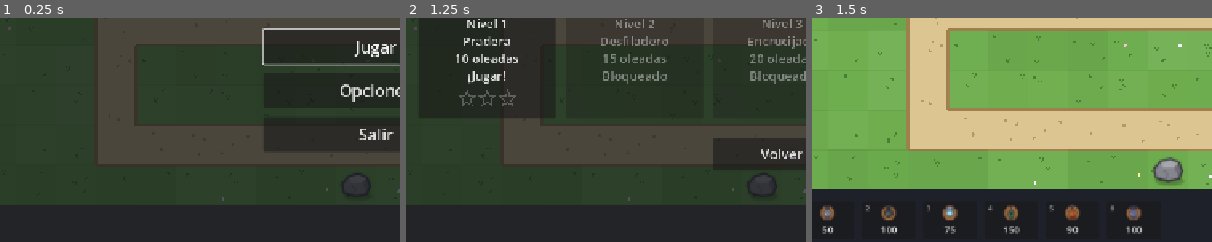
Above: before the commit, frames 1-3 (left to right).
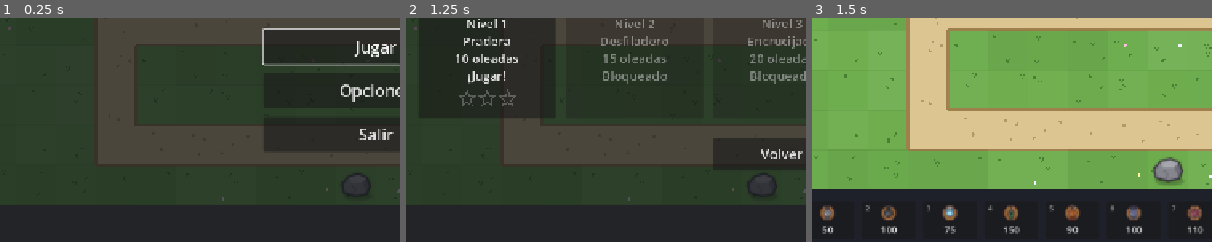
Above: after the commit, the same moments.

Repository: pasaporteN25/MonstersAndCanons
Game: Godot game, scene res://scenes/ui/main_menu.tscn
Same seed, same stepped clock (60 frames per second), same inputs: the game is played once before the commit and once after it.
Inputs:
- Up to frame 1 (0.25 s): no input
- Up to frame 2 (1.25 s): click "Jugar" at 0.5 s
- Up to frame 3 (1.5 s): click "Nivel 1 Pradera 10 oleadas ¡J…" at 1.25 s
The pictures show only the part of the screen within x 3-53%, y 49-99%; the shares and areas given below are measured in that part.

Frames 1-2 are identical in both runs. In frame 3, 0.3% of the frame differs, in the area x 90-98%, y 83-97%.

Commit message:
T82: torre Ráfaga (púas en círculo que pueden fallar)
Co-Authored-By: Claude Opus 5.5 <noreply@anthropic.com>

Diff:
--- /dev/null
+++ b/assets/sprites/projectiles/burst.svg
@@ -0,0 +1,5 @@
+<svg xmlns="http://www.w3.org/2000/svg" viewBox="0 0 32 32">
+  <!-- Púa de la Ráfaga: aguja de hueso con base carmesí. Apunta a la derecha. -->
+  <polygon points="5,13.5 29,16 5,18.5" fill="#e9dcc0" stroke="#2b2233" stroke-width="1.3" stroke-linejoin="round"/>
+  <polygon points="3,12.5 9,13.8 9,18.2 3,19.5" fill="#c24a63" stroke="#2b2233" stroke-width="1.1" stroke-linejoin="round"/>
+</svg>
--- /dev/null
+++ b/assets/sprites/towers/turret_burst.svg
@@ -0,0 +1,22 @@
+<svg xmlns="http://www.w3.org/2000/svg" viewBox="0 0 64 64">
+  <!-- Ráfaga: rueda carmesí con ocho púas alrededor (una apunta a la derecha).
+       Gira sobre el centro (32, 32). -->
+  <g stroke="#2b2233" stroke-width="1.8" stroke-linejoin="round" fill="#e9dcc0">
+    <polygon points="44,29 56,32 44,35"/>
+    <polygon points="44,29 56,32 44,35" transform="rotate(45 32 32)"/>
+    <polygon points="44,29 56,32 44,35" transform="rotate(90 32 32)"/>
+    <polygon points="44,29 56,32 44,35" transform="rotate(135 32 32)"/>
+    <polygon points="44,29 56,32 44,35" transform="rotate(180 32 32)"/>
+    <polygon points="44,29 56,32 44,35" transform="rotate(225 32 32)"/>
+    <polygon points="44,29 56,32 44,35" transform="rotate(270 32 32)"/>
+    <polygon points="44,29 56,32 44,35" transform="rotate(315 32 32)"/>
+  </g>
+  <circle cx="32" cy="32" r="14" fill="#c24a63" stroke="#2b2233" stroke-width="2.5"/>
+  <circle cx="32" cy="32" r="9" fill="#8f2f45" stroke="#2b2233" stroke-width="1.5"/>
+  <g fill="#2b2233">
+    <circle cx="32" cy="24.5" r="1.3"/><circle cx="39.5" cy="32" r="1.3"/>
+    <circle cx="32" cy="39.5" r="1.3"/><circle cx="24.5" cy="32" r="1.3"/>
+  </g>
+  <circle cx="32" cy="32" r="3.5" fill="#e9dcc0" stroke="#2b2233" stroke-width="1.2"/>
+  <ellipse cx="26.5" cy="23.5" rx="4.5" ry="2" fill="#ffffff" opacity="0.4"/>
+</svg>
--- /dev/null
+++ b/data/towers/burst.tres
@@ -0,0 +1,47 @@
+[gd_resource type="Resource" script_class="TowerData" format=3]
+
+[ext_resource type="Script" path="res://scripts/data/tower_level_data.gd" id="1_6q6j5"]
+[ext_resource type="Texture2D" path="res://assets/sprites/towers/base_1.svg" id="2_ewixr"]
+[ext_resource type="Texture2D" path="res://assets/sprites/towers/base_2.svg" id="3_cfjgc"]
+[ext_resource type="Texture2D" path="res://assets/sprites/towers/base_3.svg" id="4_dkli2"]
+[ext_resource type="Texture2D" path="res://assets/sprites/projectiles/burst.svg" id="5_or6m3"]
+[ext_resource type="Script" path="res://scripts/data/tower_data.gd" id="6_htfq5"]
+[ext_resource type="Texture2D" path="res://assets/sprites/towers/turret_burst.svg" id="7_fgkr5"]
+
+[sub_resource type="Resource" id="Resource_4ji27"]
+script = ExtResource("1_6q6j5")
+cost = 110
+damage = 8
+fire_rate = 0.6
+range_tiles = 2.0
+base_texture = ExtResource("2_ewixr")
+burst_count = 8
+
+[sub_resource type="Resource" id="Resource_42wxm"]
+script = ExtResource("1_6q6j5")
+cost = 100
+damage = 11
+fire_rate = 0.7
+range_tiles = 2.0
+base_texture = ExtResource("3_cfjgc")
+burst_count = 10
+
+[sub_resource type="Resource" id="Resource_7rjbn"]
+script = ExtResource("1_6q6j5")
+cost = 150
+damage = 15
+fire_rate = 0.8
+range_tiles = 2.5
+base_texture = ExtResource("4_dkli2")
+burst_count = 12
+
+[resource]
+script = ExtResource("6_htfq5")
+id = &"burst"
+display_name = "Ráfaga"
+description = "Lanza púas en círculo; rinde más en una curva. No le pega a los voladores."
+projectile_speed_tiles = 6.0
+color = Color(0.8, 0.3, 0.42, 1)
+turret_texture = ExtResource("7_fgkr5")
+projectile_texture = ExtResource("5_or6m3")
+levels = Array[ExtResource("1_6q6j5")]([SubResource("Resource_4ji27"), SubResource("Resource_42wxm"), SubResource("Resource_7rjbn")])
--- a/scenes/game/game.tscn
+++ b/scenes/game/game.tscn
@@ -9,6 +9,7 @@
 [ext_resource type="Resource" path="res://data/towers/sniper.tres" id="14_sniper"]
 [ext_resource type="Resource" path="res://data/towers/fire.tres" id="16_fire"]
 [ext_resource type="Resource" path="res://data/towers/multi.tres" id="17_multi"]
+[ext_resource type="Resource" path="res://data/towers/burst.tres" id="18_burst"]
 [ext_resource type="PackedScene" path="res://scenes/ui/pause_menu.tscn" id="15_pause"]
 [ext_resource type="Script" path="res://scripts/data/tower_data.gd" id="7_tower_data"]
 [ext_resource type="Script" path="res://scenes/game/build_controller.gd" id="8_build"]
@@ -22,7 +23,7 @@
 script = ExtResource("1_game")
 level_data = ExtResource("2_level")
 balance = ExtResource("3_balance")
-tower_types = Array[ExtResource("7_tower_data")]([ExtResource("4_basic"), ExtResource("5_cannon"), ExtResource("6_frost"), ExtResource("14_sniper"), ExtResource("16_fire"), ExtResource("17_multi")])
+tower_types = Array[ExtResource("7_tower_data")]([ExtResource("4_basic"), ExtResource("5_cannon"), ExtResource("6_frost"), ExtResource("14_sniper"), ExtResource("16_fire"), ExtResource("17_multi"), ExtResource("18_burst")])
 
 [node name="Towers" type="Node2D" parent="."]
 
--- a/scenes/towers/projectile.gd
+++ b/scenes/towers/projectile.gd
@@ -7,6 +7,8 @@
 
 ## RF-153: lado del dibujo del proyectil, en píxeles.
 const SPRITE_SIZE_PX: float = 28.0
+## RF-162: una púa toca a un enemigo si pasa a menos de (su radio + este margen).
+const STRAIGHT_HIT_MARGIN_PX: float = 4.0
 
 var _target: Enemy
 var _target_pos: Vector2
@@ -17,6 +19,11 @@
 var _color: Color = Color.WHITE
 var _texture: Texture2D
 var _is_done: bool = false
+## RF-162: si no es cero, el proyectil va en LÍNEA RECTA en esa dirección (no persigue a nadie)
+## y golpea al primer enemigo que toca, o se pierde al recorrer `_max_distance`.
+var _direction := Vector2.ZERO
+var _max_distance: float = 0.0
+var _traveled: float = 0.0
 
 
 ## Se llama ANTES de agregar el proyectil al árbol.
@@ -34,6 +41,24 @@
 	_texture = texture
 
 
+## RF-162: en vez de perseguir a un objetivo, sale en línea recta hacia `direction`.
+func setup_straight(start_pos: Vector2, direction: Vector2, stats: TowerLevelData, can_hit_air: bool,
+		speed_tiles: float, max_distance: float, color: Color, texture: Texture2D = null) -> void:
+	_start_pos = start_pos
+	_target_pos = start_pos + direction.normalized() * max_distance
+	_direction = direction.normalized()
+	_max_distance = max_distance
+	_stats = stats
+	_can_hit_air = can_hit_air
+	_speed_px = Rules.tiles_to_px(speed_tiles)
+	_color = color
+	_texture = texture
+
+
+func is_straight() -> bool:
+	return _direction != Vector2.ZERO
+
+
 func _ready() -> void:
 	texture_filter = CanvasItem.TEXTURE_FILTER_LINEAR_WITH_MIPMAPS  # D-023
 	global_position = _start_pos
@@ -42,6 +67,9 @@
 
 func _physics_process(delta: float) -> void:
 	if _is_done:
+		return
+	if is_straight():
+		_move_straight(delta)
 		return
 	# RF-52: persigue al objetivo; si ya no existe, va al último lugar donde estaba.
 	if is_instance_valid(_target) and _target.is_active():
@@ -56,6 +84,34 @@
 	else:
 		_face(_target_pos)
 		global_position = global_position.move_toward(_target_pos, step)
+
+
+## RF-162: avanza en línea recta; al tocar a un enemigo que puede golpear, impacta ahí.
+func _move_straight(delta: float) -> void:
+	var step: float = _speed_px * delta
+	global_position += _direction * step
+	_traveled += step
+	var touched: Enemy = _first_enemy_touching()
+	if touched != null:
+		_target = touched
+		_is_done = true
+		_impact()  # si además tiene área, explota ahí (RF-164: se combina)
+		impacted.emit(global_position, _stats)
+		queue_free()
+	elif _traveled >= _max_distance:
+		_is_done = true  # no tocó a nadie: se pierde
+		queue_free()
+
+
+func _first_enemy_touching() -> Enemy:
+	for node: Node in get_tree().get_nodes_in_group(Enemy.GROUP):
+		var enemy := node as Enemy
+		if not enemy.is_active() or (enemy.data.is_flying and not _can_hit_air):
+			continue
+		var reach: float = Rules.tiles_to_px(enemy.data.size_tiles) + STRAIGHT_HIT_MARGIN_PX
+		if enemy.global_position.distance_squared_to(global_position) <= reach * reach:
+			return enemy
+	return null
 
 
 func _impact() -> void:
--- a/scenes/towers/tower.gd
+++ b/scenes/towers/tower.gd
@@ -122,7 +122,12 @@
 	if _target != null and not (is_instance_valid(_target) and can_target(_target)):
 		_target = null
 	_cooldown -= delta
-	if _cooldown <= 0.0:
+	if _cooldown <= 0.0 and stats().burst_count > 0:
+		# RF-162: ráfaga en círculo, si hay alguien en alcance (no apunta a nadie en particular).
+		if find_target() != null:
+			_fire_burst()
+			_cooldown = 1.0 / stats().fire_rate
+	elif _cooldown <= 0.0:
 		# RF-161: con `extra_targets`, además del mejor objetivo dispara a los siguientes.
 		var targets: Array[Enemy] = find_targets(1 + stats().extra_targets)
 		if not targets.is_empty():
@@ -195,6 +200,22 @@
 	projectile.setup(target, _barrel_tip_global(), stats(), data.can_hit_air,
 		data.projectile_speed_tiles, data.color, data.projectile_texture)
 	fired.emit(projectile)
+
+
+## RF-162: `burst_count` púas repartidas en círculo, en línea recta hasta el alcance.
+## La torreta gira media separación en cada ráfaga, así las púas no salen siempre igual.
+func _fire_burst() -> void:
+	var count: int = stats().burst_count
+	aim_angle += PI / count
+	_recoil = 1.0
+	_flash_left = FLASH_DURATION
+	for i: int in count:
+		var direction := Vector2.from_angle(aim_angle + TAU * i / count)
+		var projectile: Projectile = PROJECTILE_SCENE.instantiate()
+		projectile.setup_straight(global_position + direction * _barrel_length() * 0.6, direction, stats(),
+			data.can_hit_air, data.projectile_speed_tiles, range_px() - _barrel_length() * 0.6, data.color,
+			data.projectile_texture)
+		fired.emit(projectile)
 
 
 # --- Animación y dibujo (solo visual, spec §9.3) ---
--- a/scenes/ui/tower_panel.gd
+++ b/scenes/ui/tower_panel.gd
@@ -57,6 +57,8 @@
 	]
 	if s.splash_radius_tiles > 0.0:
 		lines.append("Área: radio %.1f" % s.splash_radius_tiles)
+	if s.burst_count > 0:
+		lines.append("Lanza %d púas en círculo" % s.burst_count)
 	if s.extra_targets > 0:
 		lines.append("Dispara a %d enemigos a la vez" % (1 + s.extra_targets))
 	if s.burn_damage_per_second > 0:
--- a/scripts/data/tower_level_data.gd
+++ b/scripts/data/tower_level_data.gd
@@ -27,3 +27,5 @@
 @export var burn_duration: float = 0.0
 ## RF-161: a cuántos enemigos MÁS dispara a la vez (0 = a uno solo).
 @export var extra_targets: int = 0
+## RF-162: cuántas púas lanza en círculo, en línea recta (0 = dispara normal, a un objetivo).
+@export var burst_count: int = 0
--- a/tests/test_new_content.gd
+++ b/tests/test_new_content.gd
@@ -308,3 +308,71 @@
 	var tower: Tower = _tower_at("multi", Vector2(300, 250))
 	simulate(tower, 1, DT)
 	assert_eq(_shot_targets(), [e[0]] as Array[Enemy])
+
+
+# --- Ráfaga (RF-162) ---
+
+func _run_shots(seconds: float) -> void:
+	for i: int in roundi(seconds / DT):
+		for p: Projectile in shots:
+			if is_instance_valid(p):
+				p._physics_process(DT)
+
+
+func test_burst_tower_matches_spec() -> void:
+	var burst: TowerData = _tower("burst")
+	assert_eq(burst.display_name, "Ráfaga")
+	assert_false(burst.can_hit_air, "no le pega a los voladores")
+	assert_almost_eq(burst.projectile_speed_tiles, 6.0, 0.001)
+	_assert_levels("burst", [
+		{"cost": 110, "damage": 8, "fire_rate": 0.6, "range_tiles": 2.0, "burst_count": 8},
+		{"cost": 100, "damage": 11, "fire_rate": 0.7, "burst_count": 10},
+		{"cost": 150, "damage": 15, "fire_rate": 0.8, "range_tiles": 2.5, "burst_count": 12},
+	])
+
+
+func test_burst_fires_eight_spikes_evenly_around() -> void:
+	_enemies_at([400.0])
+	var tower: Tower = _tower_at("burst", Vector2(300, 300))
+	simulate(tower, 1, DT)
+	assert_eq(shots.size(), 8)
+	var angles: Array[float] = []
+	for p: Projectile in shots:
+		assert_true(p.is_straight(), "en línea recta, no persiguen")
+		angles.append(fposmod(p._direction.angle(), TAU))
+	angles.sort()
+	for i: int in range(1, angles.size()):
+		assert_almost_eq(angles[i] - angles[i - 1], TAU / 8.0, 0.001, "repartidas en círculo")
+
+
+func test_burst_does_not_fire_without_enemies_in_range() -> void:
+	_enemies_at([3000.0])  # lejísimos
+	var tower: Tower = _tower_at("burst", Vector2(300, 300))
+	simulate(tower, 5, DT)
+	assert_eq(shots.size(), 0)
+
+
+func test_each_spike_hits_only_the_first_enemy_it_touches() -> void:
+	# Dos enemigos en fila a la derecha y uno a la izquierda de la torre.
+	var e: Array[Enemy] = _enemies_at([200.0, 360.0, 400.0])
+	var tower: Tower = _tower_at("burst", Vector2(300, 300))
+	tower.aim_angle = -PI / 8.0  # al disparar gira PI/8: una púa sale justo a la derecha y otra a la izquierda
+	simulate(tower, 1, DT)
+	_run_shots(1.5)
+	assert_eq(e[0].health, 1000 - 8, "el de la izquierda recibe una púa")
+	var right_hits: int = (1000 - e[1].health) + (1000 - e[2].health)
+	assert_eq(right_hits, 8, "a la derecha, una sola púa: golpea al primero y desaparece")
+	for p: Projectile in shots:
+		assert_true(p._is_done, "las púas que no tocaron a nadie se perdieron")
+
+
+func test_burst_spikes_ignore_flyers() -> void:
+	# A la derecha: un volador y, detrás, uno de tierra. La púa atraviesa al volador.
+	var flyer: Enemy = _enemies_at([350.0], _enemy_data("flyer"))[0]
+	var walker: Enemy = _enemies_at([410.0])[0]
+	var tower: Tower = _tower_at("burst", Vector2(300, 300))
+	tower.aim_angle = -PI / 8.0
+	simulate(tower, 1, DT)
+	_run_shots(1.5)
+	assert_eq(flyer.health, 1000, "RF-53: al volador no le pega")
+	assert_eq(walker.health, 992, "sigue de largo y le pega al de tierra")
--- a/tools/make_sounds.gd
+++ b/tools/make_sounds.gd
@@ -36,6 +36,8 @@
 	_save("shot_fire", _mix([_tone(Wave.NOISE, 0.0, 0.0, 0.22, 0.35), _tone(Wave.TRIANGLE, 220.0, 140.0, 0.18, 0.3)]))
 	# M5: tres chasquidos seguidos (dispara a varios a la vez).
 	_save("shot_multi", _notes(Wave.SQUARE, [1500.0, 1300.0, 1100.0], 0.025, 0.2))
+	# M5: silbido corto que sube (las púas salen en todas direcciones).
+	_save("shot_burst", _mix([_tone(Wave.TRIANGLE, 500.0, 1100.0, 0.12, 0.3), _tone(Wave.NOISE, 0.0, 0.0, 0.08, 0.2)]))
 	# --- Partida ---
 	_save("enemy_death", _mix([_tone(Wave.SINE, 520.0, 180.0, 0.13, 0.45), _tone(Wave.NOISE, 0.0, 0.0, 0.06, 0.2)]))
 	_save("life_lost", _tone(Wave.SQUARE, 190.0, 110.0, 0.28, 0.35))
Not shown, added: assets/audio/shot_burst.wav.import
Not shown, added: assets/sprites/projectiles/burst.svg.import
Not shown, added: assets/sprites/towers/turret_burst.svg.import
Not shown, added: assets/audio/shot_burst.wav
Not shown, changed: specs/03-tareas.md
